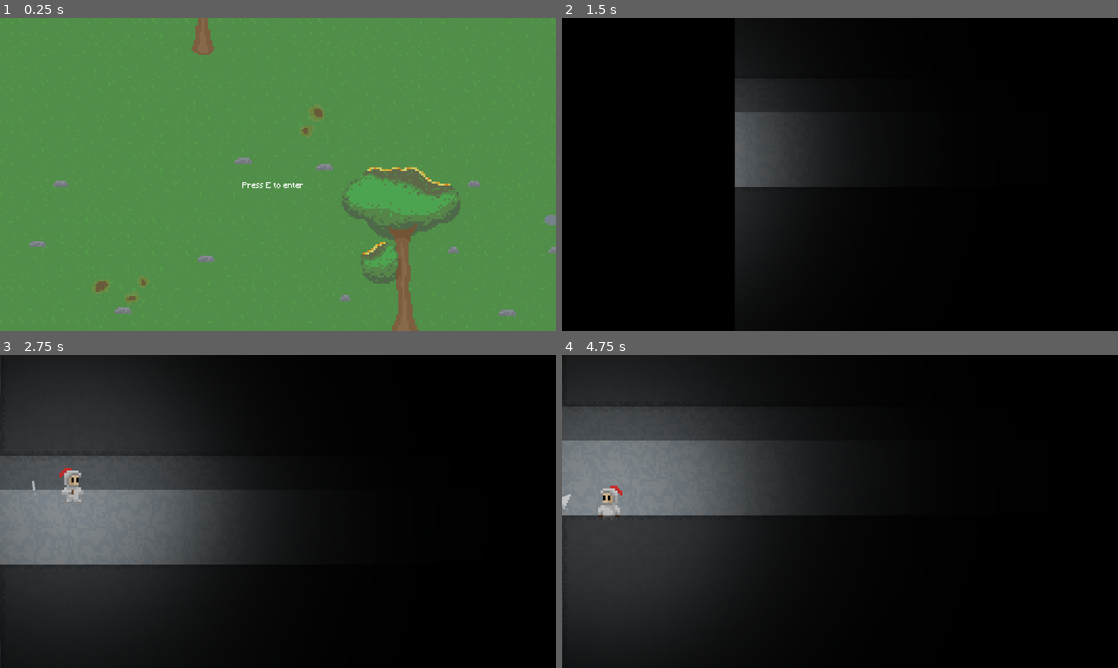
Above: before the commit, frames 1-4 (two rows, left to right).
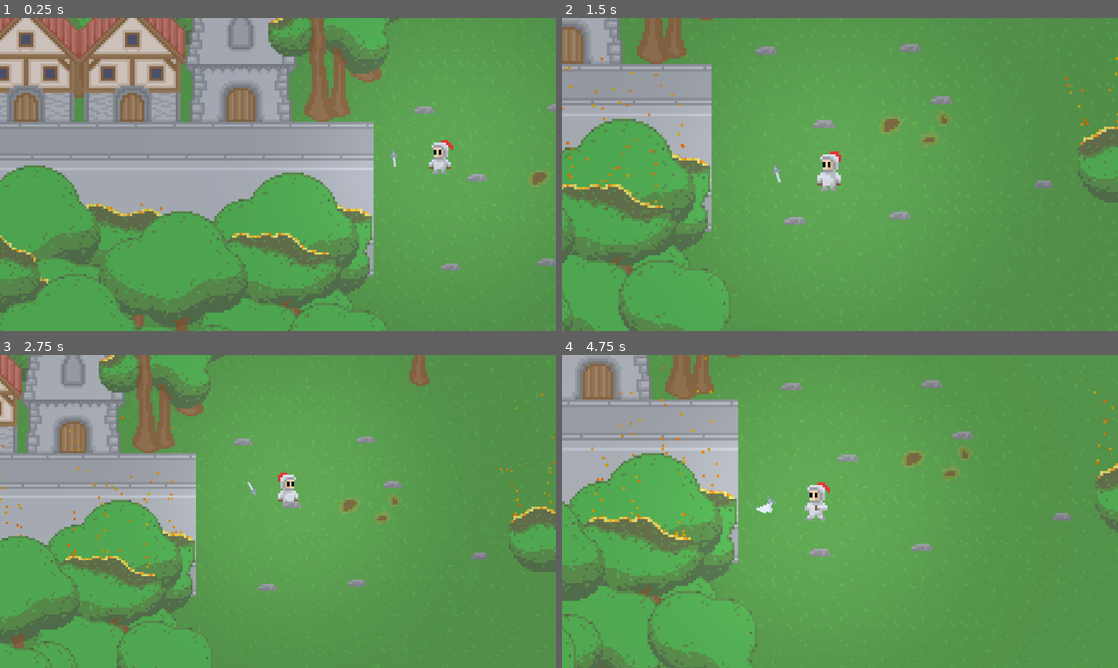
Above: after the commit, the same moments.

Repository: Senjia12/Game-dj-Ames
Game: Godot game, scene res://Level/game.tscn
The game is run twice, just before and just after one commit, with the same random seed, the same clock (stepped at 60 frames per second) and the same inputs.
Inputs (mouse positions are in pixels of both pictures, inside the frame that each line leads up to):
- Up to frame 1 (0.25 s): no input
- Up to frame 2 (1.5 s): tap E (interact) at 0.5, 0.8, 1.35 s; move the mouse to (962, 158) at 0.52 s; hold D (right) 0.53-1.28 s; hold S (bottom) 0.53-1.28 s; move the mouse to (728, 190) at 1.27 s; hold A (left) from 1.28 s (still down)
- Up to frame 3 (2.75 s): tap Q (time stop) at 1.55, 2.1 s; move the mouse to (333, 442) at 2.02 s; release A (left) at 2.03 s; hold D (right) from 2.03 s (still down); hold W (top) from 2.03 s (still down)
- Up to frame 4 (4.75 s): move the mouse to (812, 574) at 2.77 s; release W (top) at 2.78 s; tap W (top) at 2.85 s; tap S (bottom) at 3.05 s; move the mouse to (1006, 558) at 3.52 s; release D (right) at 3.53 s; hold S (bottom) 3.53-4.28 s; hold A (left) from 3.53 s (still down); tap E (interact) at 3.8 s; move the mouse to (673, 464) at 4.27 s; tap Space (espace) at 4.35 s; tap Q (time stop) at 4.55 s

The runs differ from the first frame. In frame 1, 48% of the frame differs, in the area x 0-100%, y 0-100%; in frame 2, 100%; in frame 3, 100%; in frame 4, 100%.

Commit message:
livre de capa

Diff:
--- /dev/null
+++ b/bla/Level/Livre de compétence/book.gd
@@ -0,0 +1,33 @@
+extends Sprite2D
+
+
+@export var book_type := "light"
+
+var player_in := false
+
+func _input(event: InputEvent) -> void:
+	if Input.is_action_just_pressed("interact") && player_in:
+		if book_type == "light":
+			Globals.light = true
+		elif book_type == "gravity":
+			Globals.gravity2 = true
+		elif book_type == "glace":
+			Globals.glace = true
+		elif book_type == "immune":
+			Globals.immune = true
+		elif book_type == "trap detect":
+			Globals.trap_detect = true
+		elif book_type == "time stop":
+			Globals.time_stop = true
+		queue_free()
+
+func _on_area_2d_body_entered(body: Node2D) -> void:
+	if body.is_in_group("player"):
+		player_in = true
+		Globals.UI.get_node("press e read").show()
+
+
+func _on_area_2d_body_exited(body: Node2D) -> void:
+	if body.is_in_group("player"):
+		player_in = false
+		Globals.UI.get_node("press e read").hide()
--- /dev/null
+++ b/bla/Level/Livre de compétence/book.tscn
@@ -0,0 +1,19 @@
+[gd_scene load_steps=4 format=3 uid="uid://c0stg7wvum1ci"]
+
+[ext_resource type="Texture2D" uid="uid://uubi1f1de04n" path="res://Level/Livre de compétence/livre_des_Ames_1.png" id="1_sxii5"]
+[ext_resource type="Script" path="res://Level/Livre de compétence/book.gd" id="2_jti5g"]
+
+[sub_resource type="CircleShape2D" id="CircleShape2D_62p6d"]
+radius = 11.0
+
+[node name="book" type="Sprite2D"]
+texture = ExtResource("1_sxii5")
+script = ExtResource("2_jti5g")
+
+[node name="Area2D" type="Area2D" parent="."]
+
+[node name="CollisionShape2D" type="CollisionShape2D" parent="Area2D"]
+shape = SubResource("CircleShape2D_62p6d")
+
+[connection signal="body_entered" from="Area2D" to="." method="_on_area_2d_body_entered"]
+[connection signal="body_exited" from="Area2D" to="." method="_on_area_2d_body_exited"]
--- a/bla/Level/game.tscn
+++ b/bla/Level/game.tscn
@@ -49,6 +49,9 @@
 [ext_resource type="Texture2D" uid="uid://ql1gumaiscj4" path="res://UI/light tempo.png" id="47_de1yy"]
 [ext_resource type="Texture2D" uid="uid://b7j4okqjoy6gn" path="res://Level/Grotte/glace/Tile_glace_creee.png" id="48_akw75"]
 [ext_resource type="Script" path="res://Level/Grotte/zone_gelable.gd" id="49_rkrto"]
+[ext_resource type="PackedScene" uid="uid://c0stg7wvum1ci" path="res://Level/Livre de compétence/book.tscn" id="50_d7jw6"]
+[ext_resource type="Texture2D" uid="uid://cugncyam6k1hd" path="res://Level/Livre de compétence/livre_de_Lumiere_1.png" id="51_dh048"]
+[ext_resource type="Texture2D" uid="uid://c8dikbwilt8q0" path="res://Level/Livre de compétence/livre_de_lImunite_1.png" id="51_jlbr6"]
 
 [sub_resource type="RectangleShape2D" id="RectangleShape2D_uur4i"]
 size = Vector2(48, 84.986)
@@ -2793,6 +2796,23 @@
 theme_override_fonts/font = ExtResource("6_2ynj0")
 text = "Press E to enter"
 
+[node name="press e read" type="Label" parent="CanvasLayer/UI"]
+visible = false
+layout_mode = 1
+anchors_preset = 8
+anchor_left = 0.5
+anchor_top = 0.5
+anchor_right = 0.5
+anchor_bottom = 0.5
+offset_left = -74.0
+offset_top = 16.0
+offset_right = 73.0
+offset_bottom = 39.0
+grow_horizontal = 2
+grow_vertical = 2
+theme_override_fonts/font = ExtResource("6_2ynj0")
+text = "Press E to read"
+
 [node name="dmg" type="ColorRect" parent="CanvasLayer/UI"]
 layout_mode = 1
 anchors_preset = 15
@@ -2824,7 +2844,7 @@
 
 [node name="Player" parent="." instance=ExtResource("12_l25pa")]
 process_mode = 3
-position = Vector2(1001, 9)
+position = Vector2(253, -14)
 
 [node name="Cam Controller" parent="." instance=ExtResource("45_v5qgh")]
 process_mode = 3
@@ -2986,6 +3006,15 @@
 tile_set = SubResource("TileSet_4u7dj")
 script = ExtResource("49_rkrto")
 
+[node name="book" parent="." instance=ExtResource("50_d7jw6")]
+position = Vector2(711, 388)
+texture = ExtResource("51_jlbr6")
+book_type = "immune"
+
+[node name="book2" parent="." instance=ExtResource("50_d7jw6")]
+position = Vector2(640, -469)
+texture = ExtResource("51_dh048")
+
 [connection signal="body_entered" from="village/GrotteDuDragon/Area2D" to="village/GrotteDuDragon" method="_on_area_2d_body_entered"]
 [connection signal="body_exited" from="village/GrotteDuDragon/Area2D" to="village/GrotteDuDragon" method="_on_area_2d_body_exited"]
 [connection signal="animation_finished" from="village/GrotteDuDragon/transi" to="village/GrotteDuDragon" method="_on_transi_animation_finished"]
--- a/bla/Unit/soul/soul.gd
+++ b/bla/Unit/soul/soul.gd
@@ -16,10 +16,12 @@
 
 func _input(event: InputEvent) -> void:
 	if Input.is_action_just_pressed("interact") && player_in:
+		blabla.visible_characters = 0
+		blabla.text = "[wave amp=20][center][i]" + talk[current_text] + "[/i][/center][/wave]"
 		current_text += 1
-		blabla.text = "[wave amp=20][center][i]" + talk[current_text] + "[/i][/center][/wave]"
+		if current_text == talk.size():
+			current_text = 0
 		$"text display 2".start()
-
 
 
 func activate():
@@ -43,9 +45,6 @@
 func _on_area_2d_body_exited(body: Node2D) -> void:
 	if body.is_in_group("player"):
 		player_in = false
-		$"text display 2".stop()
-		current_text = 0
-		blabla.text = "[wave amp=20][center][i]" + talk[current_text] + "[/i][/center][/wave]"
 
 
 func _on_text_display_2_timeout() -> void:
Binary file added: bla/Level/Livre de compétence/livre_du_Temps_1.png
Not shown, added: bla/Level/Livre de compétence/livre_du_Temps_1.png.import
Not shown: 1 places in bla/Level/game.tscn that only renumber resources
